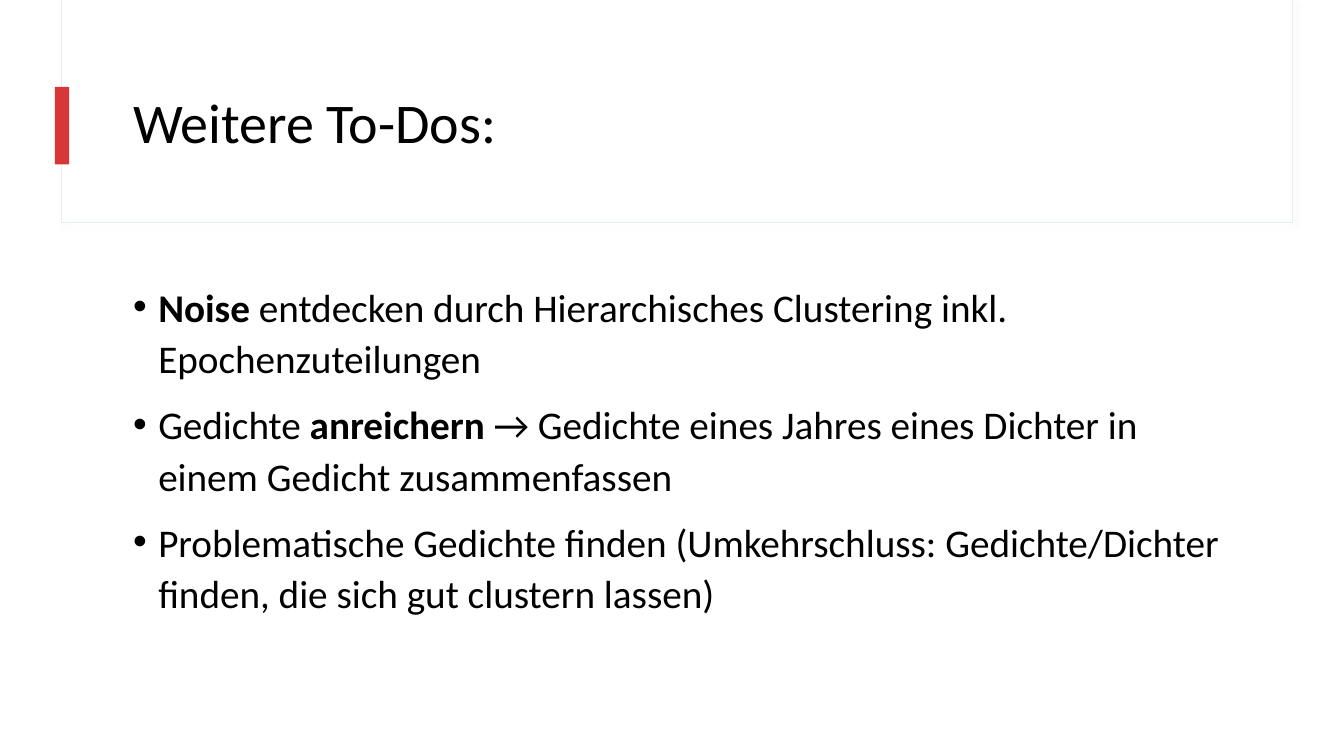
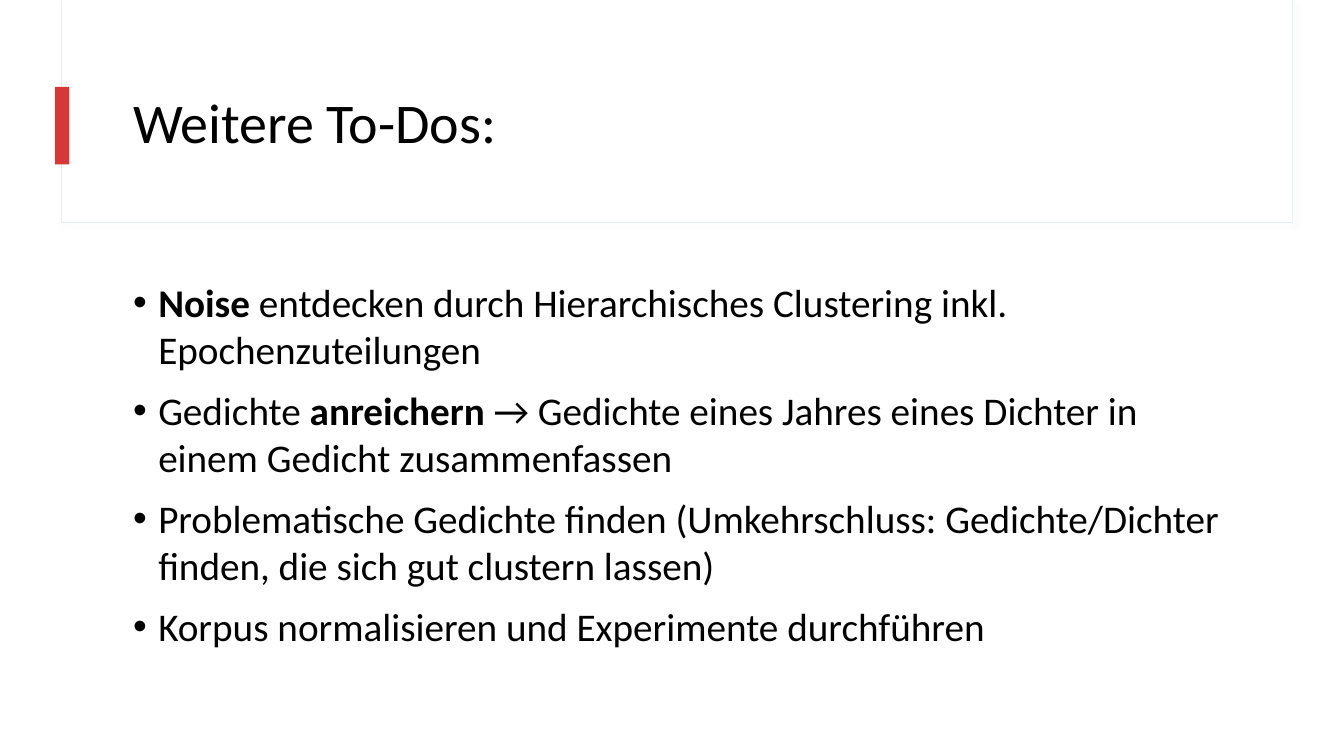
Before and after one commit to realjanpaulus/clusterpoems, a slide deck: slide 28 of literature & presentation/clustering_presentation.pptx (slide 25 before the commit). Drawn at 1344x756 pixels with LibreOffice and Linux fonts; fonts in the diff are those of the drawing. Boxes give left, top, right and bottom in pixels: in the first picture for what was removed or moved away, otherwise in the second. Text is boxed around its words. In the diff, an @@ line names an element or a change of style, - is before the commit and + after.

```diff
--- a/literature & presentation/clustering_presentation.pptx
+++ b/literature & presentation/clustering_presentation.pptx
@@ text at (x1=158, y1=289, x2=1218, y2=587): line spacing 1.1 to 1 @@
@@ text at (x1=158, y1=613, x2=984, y2=648): paragraph added @@
+• Korpus normalisieren und Experimente durchführen
```
Also in this commit, not shown: 2 other slides changed, 4 slides added, 1 slide removed, 8 other files.
